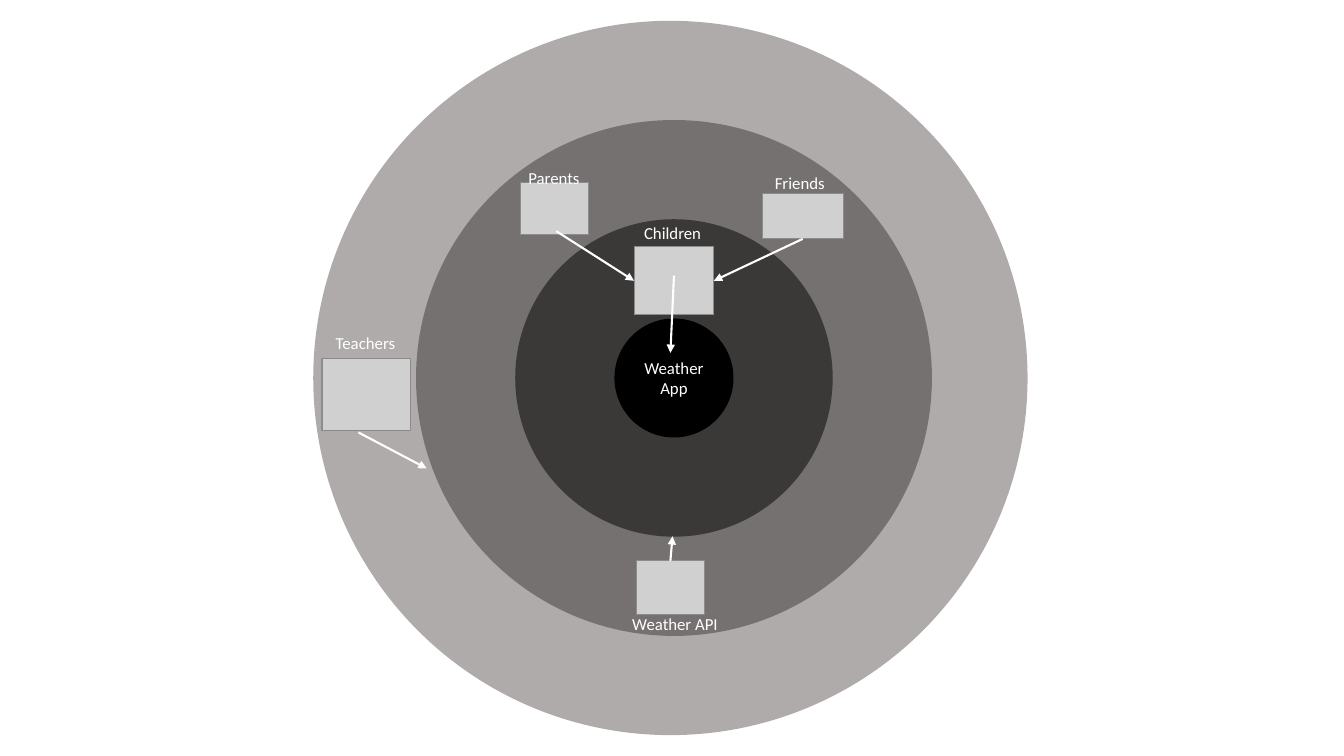
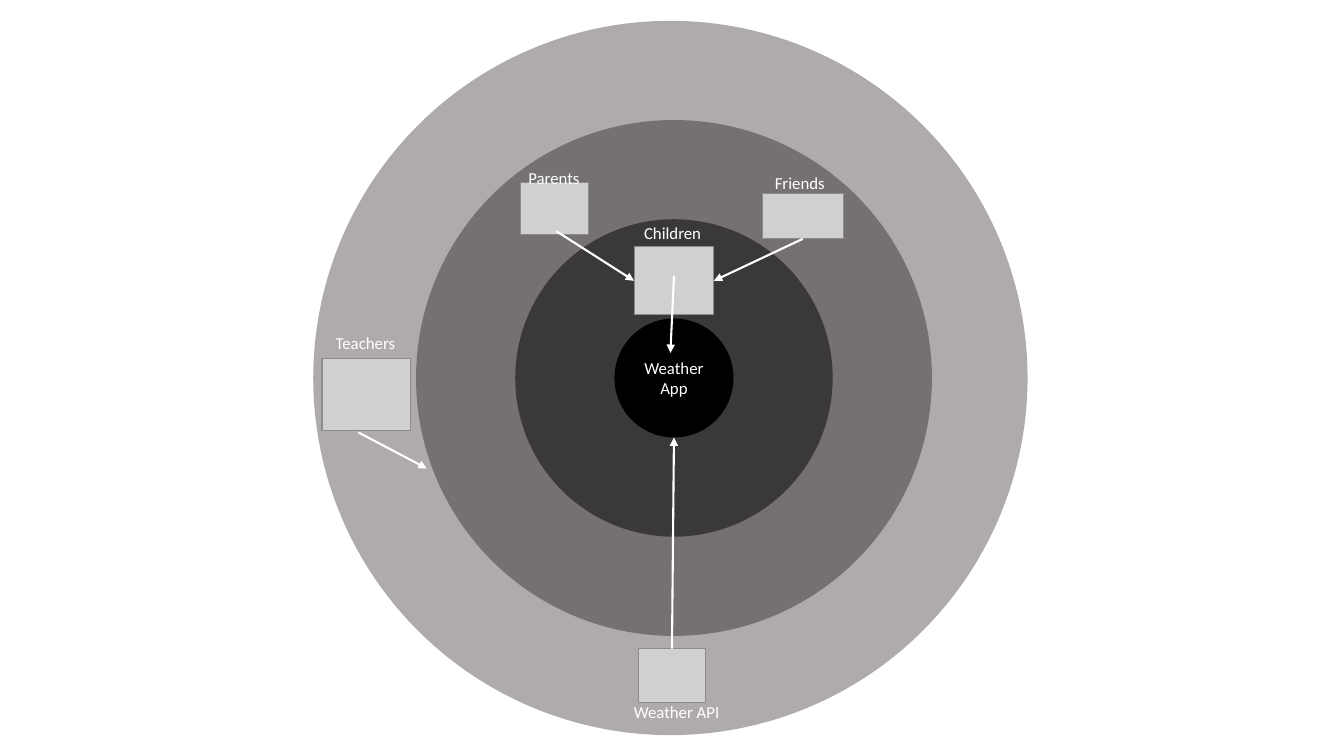
Before and after one commit to roberthoenig/interactiondesign, a slide deck: slide 1 of Graphics.pptx. Drawn at 1344x756 pixels with LibreOffice and Linux fonts; fonts in the diff are those of the drawing; grey boxes stand for pictures. Boxes give left, top, right and bottom in pixels: in the first picture for what was removed or moved away, otherwise in the second. Text is boxed around its words. In the diff, an @@ line names an element or a change of style, - is before the commit and + after.

```diff
--- a/Graphics.pptx
+++ b/Graphics.pptx
@@ arrow moved from (670, 561) - (673, 536) to (673, 649) - (675, 438) @@
@@ picture: place and size @@
-picture at [637,561,705,615]
+picture at [638,649,706,704]
@@ text "Weather API" rewrapped from [632,618,718,634] to [634,706,720,718] @@
```
Also in this commit, not shown: 1 other file.
